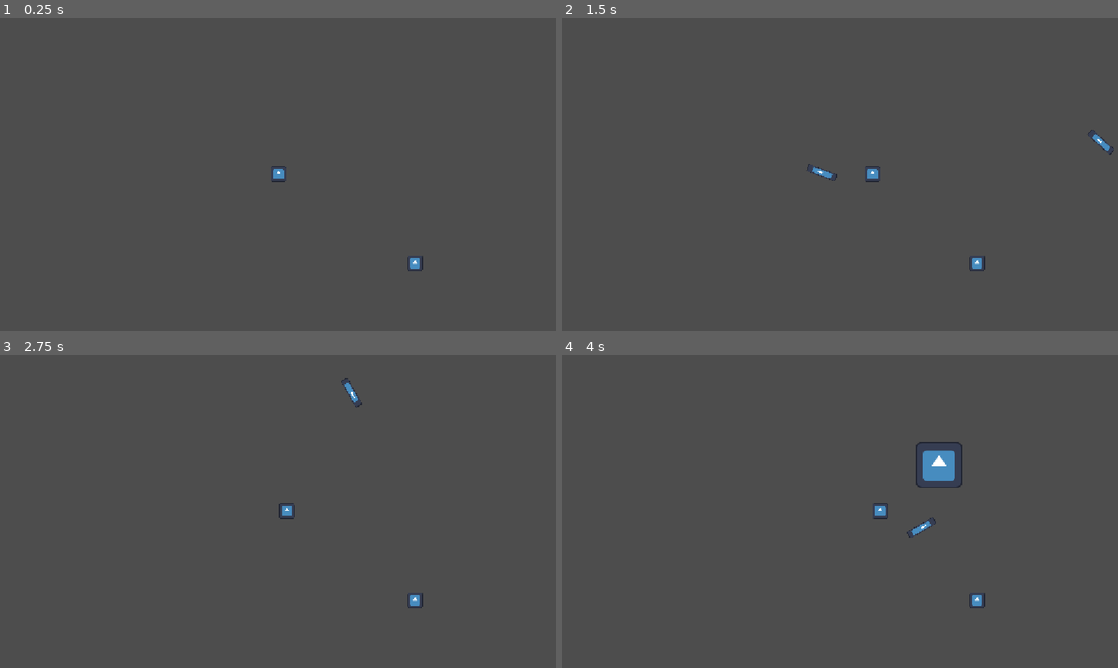
Above: before the commit, frames 1-4 (two rows, left to right).
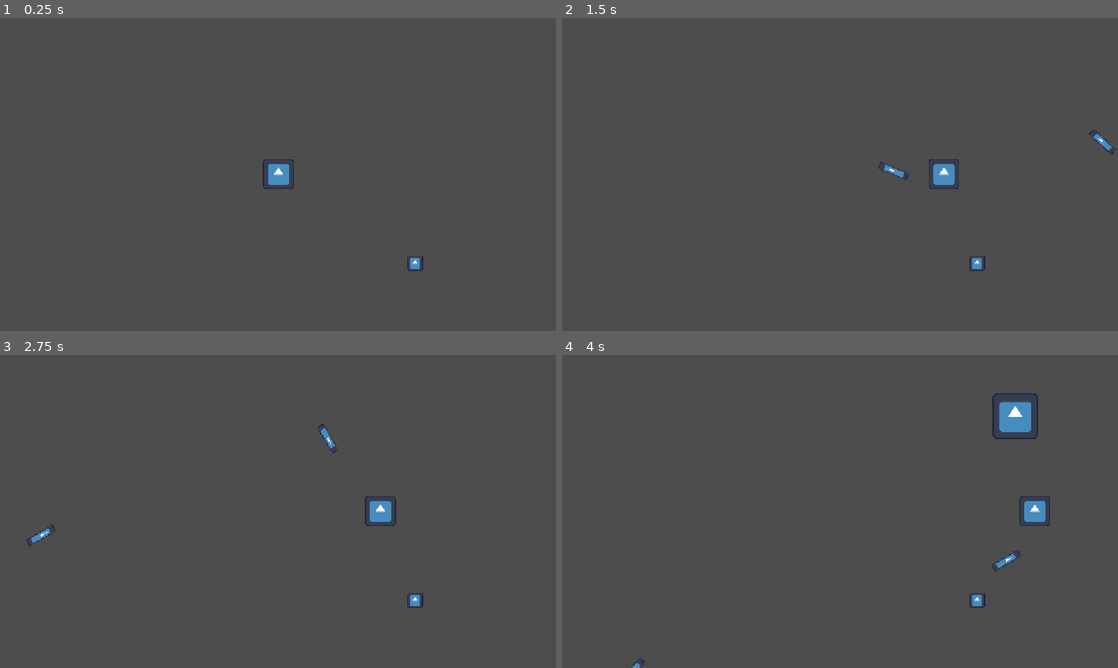
Above: after the commit, the same moments.

Repository: williamorriss/GMTK2026
Game: Godot game, scene res://abilities/playground.tscn
Two runs of this game, one before a commit and one after it. Both use one fixed random seed, a clock stepped at 60 frames per second and the inputs below. The engine's default icon, where the game draws it, is replaced by a stand-in: a white triangle on a blue panel in a dark square.
Inputs (mouse positions are in pixels of both pictures, inside the frame that each line leads up to):
- Up to frame 1 (0.25 s): no input
- Up to frame 2 (1.5 s): tap Enter (ui_accept) at 0.5, 0.77 s; move the mouse to (962, 158) at 0.52 s; hold D (RIGHT) from 0.53 s (still down); tap 1 (MAGIC_1) at 0.6 s; move the mouse to (728, 190) at 1.27 s; click (728, 190) at 1.35 s
- Up to frame 3 (2.75 s): tap Enter (ui_accept) at 1.52 s; tap 1 (MAGIC_1) at 1.55, 2.3 s; move the mouse to (333, 442) at 2.02 s; release D (RIGHT) at 2.03 s; hold A (LEFT) from 2.03 s (still down); tap Space (DASH) at 2.1 s
- Up to frame 4 (4 s): move the mouse to (812, 574) at 2.77 s; release A (LEFT) at 2.78 s; hold D (RIGHT) from 2.78 s (still down); tap 1 (MAGIC_1) at 2.85, 3.8 s; tap Enter (ui_accept) at 3.02, 3.77 s; move the mouse to (1006, 558) at 3.52 s; tap 2 (MAGIC_2) at 3.6 s

The runs differ from the first frame. In frame 1, 0.3% of the frame differs, in the area x 47-53%, y 45-55%; in frame 2, 0.6%; in frame 3, 0.7%; in frame 4, 2.0%, in the area x 12-88%, y 12-100%.

Commit message:
Refactor: removed print + other

Diff:
--- a/gmtk-2026/abilities/playground.tscn
+++ b/gmtk-2026/abilities/playground.tscn
@@ -60,3 +60,7 @@
 
 [node name="CharacterBody2D" parent="." unique_id=133342377 instance=ExtResource("2_sln71")]
 position = Vector2(4, -4)
+scale = Vector2(2, 2)
+speed = 1000.0
+acceleration = 5000.0
+friction = 5000.0
--- a/gmtk-2026/player/ability_user.gd
+++ b/gmtk-2026/player/ability_user.gd
@@ -31,7 +31,6 @@
 			weapon.activate_ability()
 
 	if Input.is_action_just_pressed("MAGIC_1"):
-		print(spells[0])
 		if spells[0]:
 			spells[0].activate_ability()
 
